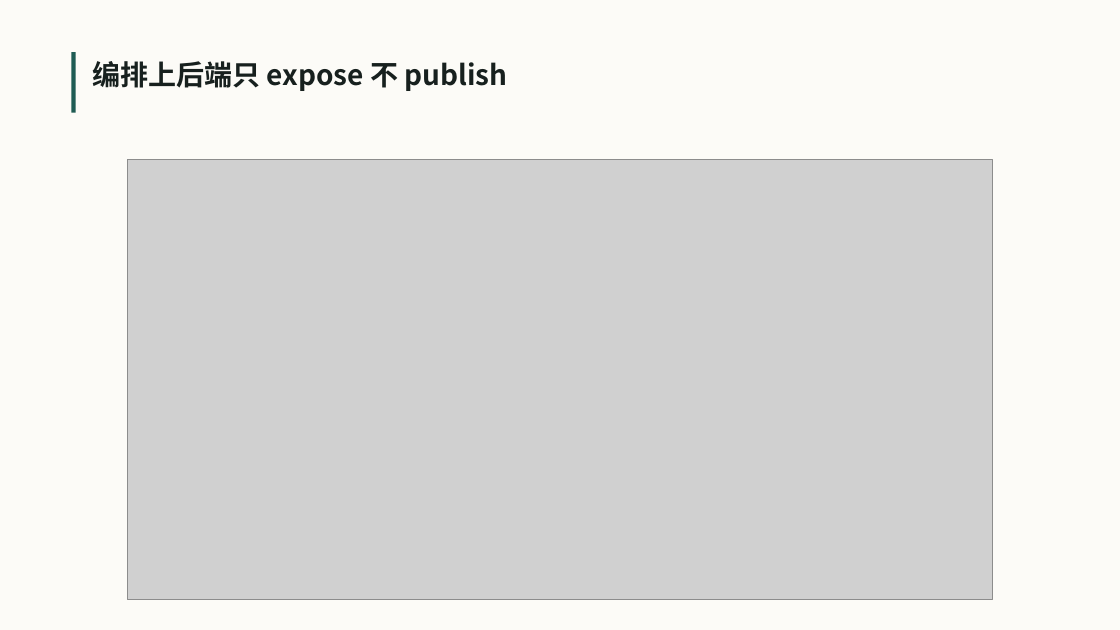
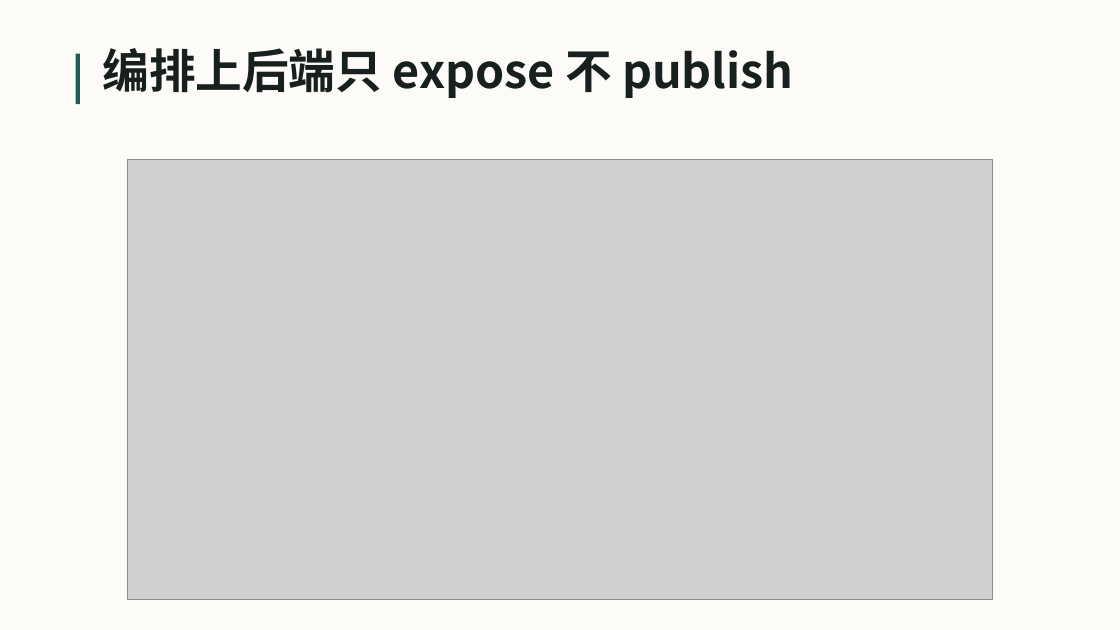
Before and after one commit to VesselPaper/symbiont, a slide deck: slide 11 of share/技术分享-应用代理与负载均衡.pptx. Drawn at 1120x630 pixels with LibreOffice and Linux fonts; fonts in the diff are those of the drawing; grey boxes stand for pictures. Boxes give left, top, right and bottom in pixels: in the first picture for what was removed or moved away, otherwise in the second. Text is boxed around its words. In the diff, an @@ line names an element or a change of style, - is before the commit and + after.

```diff
--- a/share/技术分享-应用代理与负载均衡.pptx
+++ b/share/技术分享-应用代理与负载均衡.pptx
@@ rectangle resized from (x1=71, y1=52, x2=76, y2=113) to (x1=76, y1=54, x2=80, y2=104) @@
@@ text "编排上后端只 expose 不 publish" moved from (x1=92, y1=61, x2=508, y2=91) to (x1=102, y1=48, x2=794, y2=98) @@
@@ text "编排上后端只 expose 不 publish" at (x1=102, y1=48, x2=794, y2=98): size 24 to 40 pt; line spacing 1.22 to 1 @@
```
Also in this commit, not shown: 17 other slides changed, 1 slide added, 1 slide removed, 2 other files.
